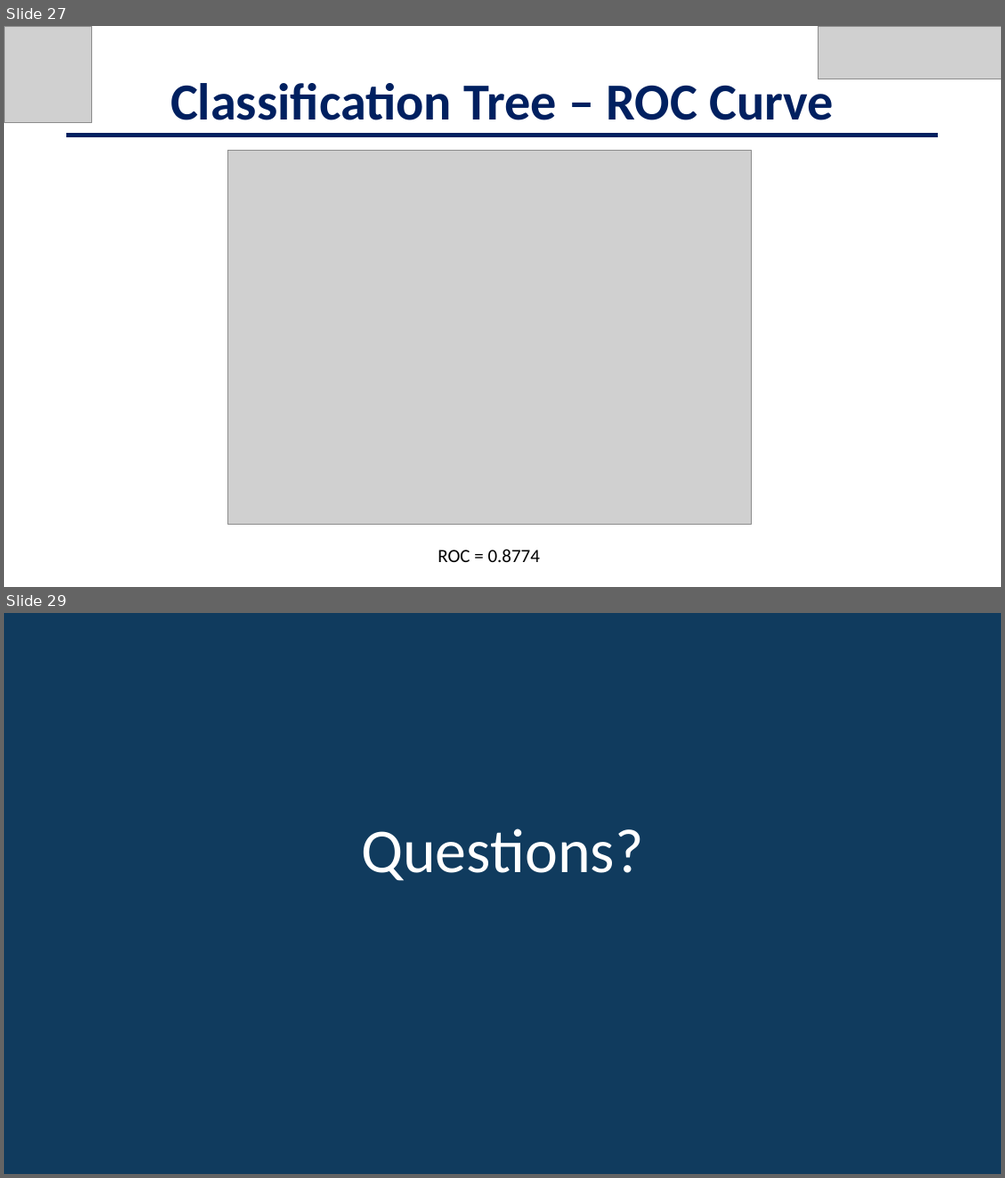
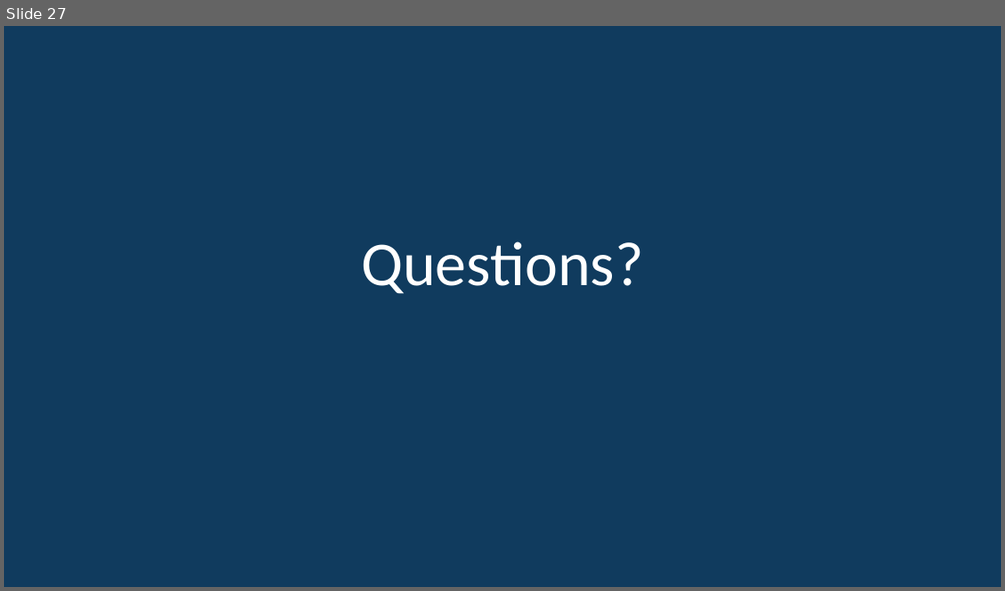
Before and after one commit to jschild01/JMB_DATS_6101, a slide deck: Project2/EDA_LendingClub_Slides - Project 2.pptx. Shown one above the other, each under a label of ours: slides 27 and 29 before the commit, slide 27 after it; the slides between them are not shown. The pictures are 1005x1178 and 1005x591 pixels, drawn with LibreOffice and Linux fonts; fonts in the diff are those of the drawing; grey boxes stand for pictures. Boxes give left, top, right and bottom in pixels: in the first picture for what was removed or moved away, otherwise in the second. Text is boxed around its words. In the diff, an @@ line names an element or a change of style, - is before the commit and + after.

```diff
--- a/Project2/EDA_LendingClub_Slides - Project 2.pptx
+++ b/Project2/EDA_LendingClub_Slides - Project 2.pptx
@@ slide 27 removed at [4,26,1001,587], background #FFFFFF @@
@@ picture removed at [4,26,91,122] @@
@@ picture removed at [817,26,1001,79] @@
@@ text removed at [170,77,833,120] @@
-Classification Tree – ROC Curve
@@ line removed from (66, 135) to (938, 135) @@
@@ picture removed at [228,150,752,524] @@
@@ text removed at [437,548,540,562] @@
-ROC = 0.8774
@@ what was slide 29 is now slide 27 @@
```
Also in this commit, not shown: 25 slides changed, 1 other slide removed.
